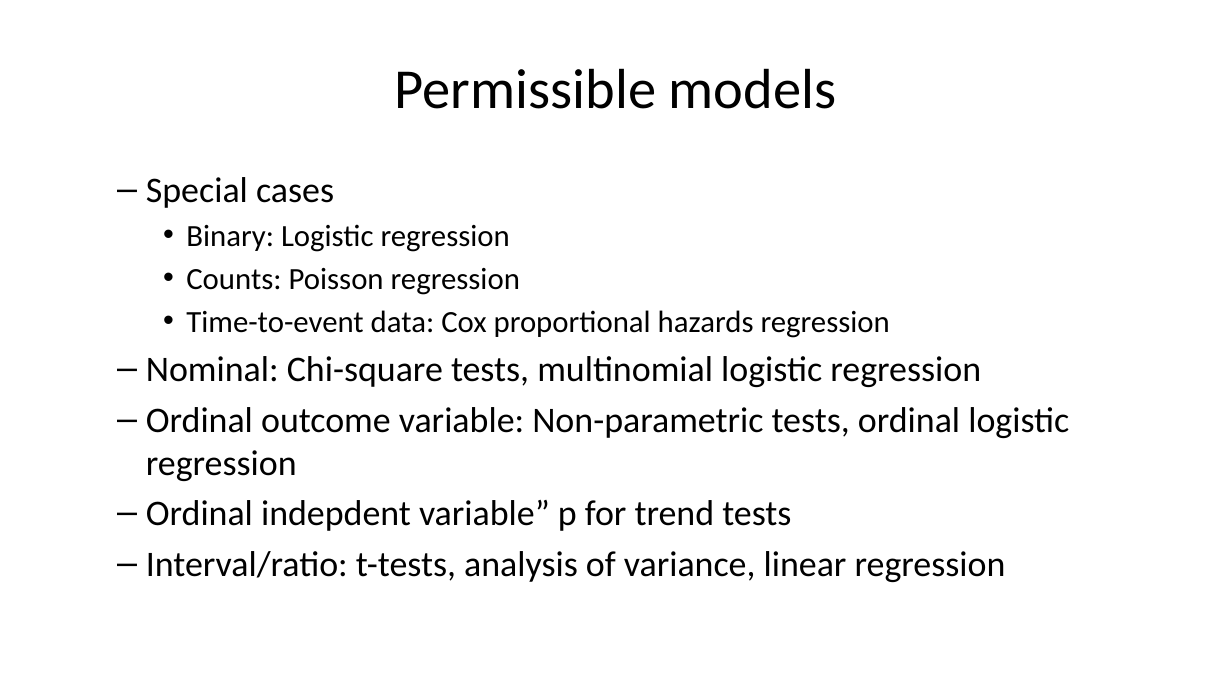
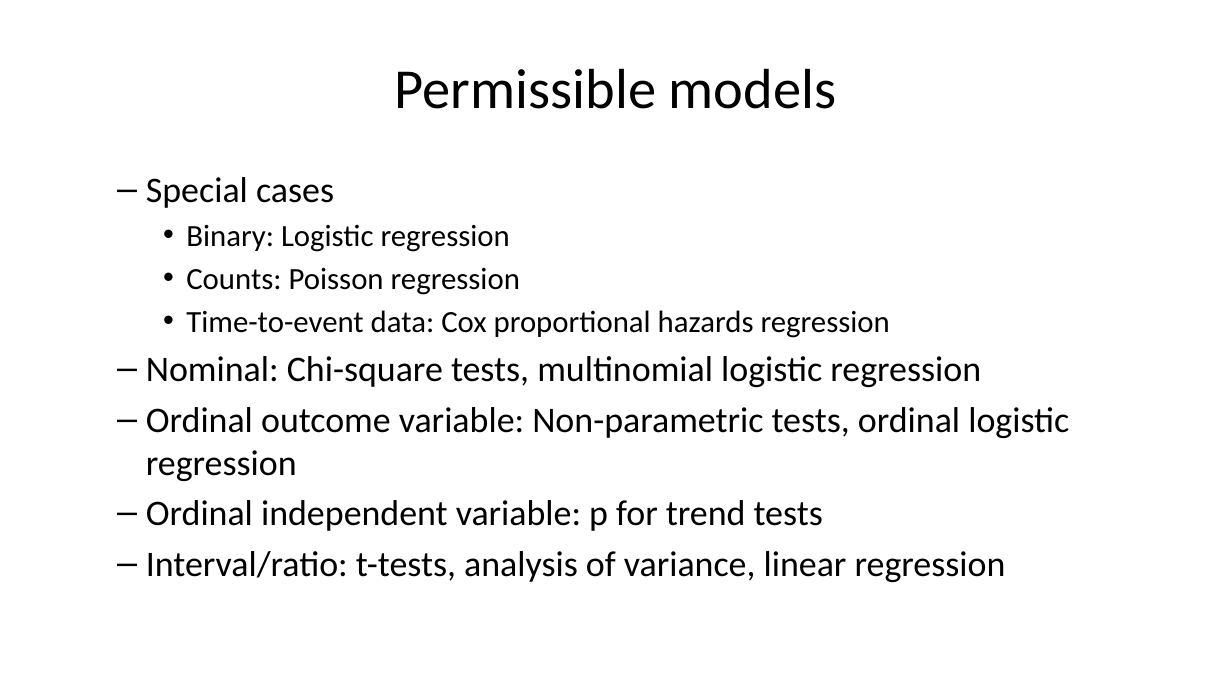
Before and after one commit to pmean/classes, a slide deck: slide 5 of clinical-research-methodology/13/results/video13-statistical-models.pptx. Drawn at 1232x693 pixels with LibreOffice and Linux fonts; fonts in the diff are those of the drawing. Boxes give left, top, right and bottom in pixels: in the first picture for what was removed or moved away, otherwise in the second. Text is boxed around its words. In the diff, an @@ line names an element or a change of style, - is before the commit and + after.

Commit message:
Fixed typos in video13-statistical-models.pptz

```diff
--- a/clinical-research-methodology/13/results/video13-statistical-models.pptx
+++ b/clinical-research-methodology/13/results/video13-statistical-models.pptx
@@ text at box(146, 500, 823, 531): text changed @@
-  – Ordinal indepdent variable” p for trend tests
+  – Ordinal independent variable: p for trend tests
```
Also in this commit, not shown: 2 other slides changed.
